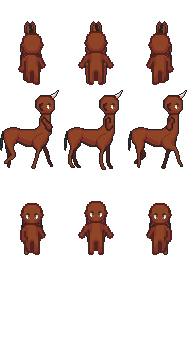
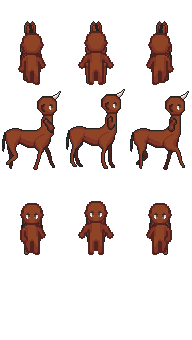
Comparing the layer stacks of the two 192px x 340px images. Changes:
painted on "horn" over [50, 89, 189, 100]
painted on "man-same_colors" over [35, 94, 185, 133]
painted on "horse" over [0, 124, 185, 170]
